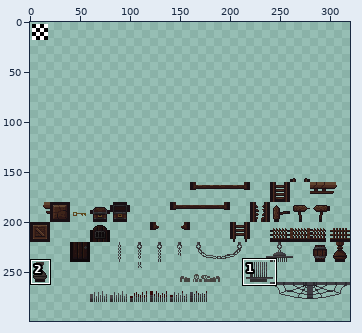
File history of a sprite sheet, GamemakerSoloGame10-15-25/tilesets/perry/output_tileset.png. Above, an overview of the earlier version with the close-up marked.
Close-up. As it was:
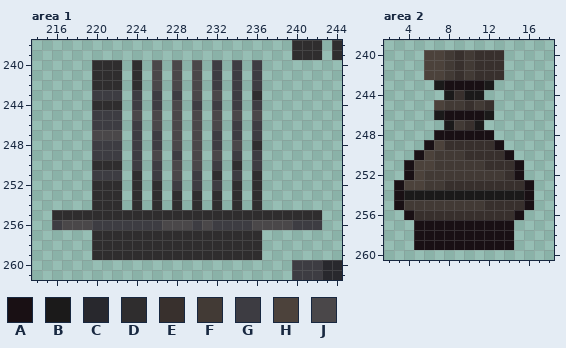
The file is 320x340 pixels. Colours within 5 levels of each other are drawn and written as one. Shown: area 1: x 214..244, y 238..261; area 2: x 2..18, y 239..260. The wide view leaves out empty margins. The commit also changed other parts of the picture, which this record leaves out.
Palette (. is transparent): A #191014  B #1b1a1a  C #28282d  D #2f2d2e  E #38302d  F #423a35  G #3d3c42  H #4c423b  J #4a4749
The result:
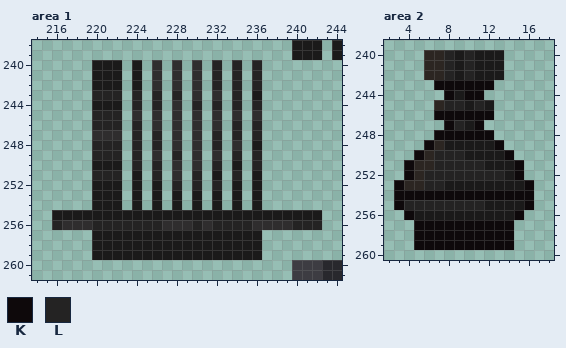
Colours new in this view: K #0e090b  L #242323
Diff:
@@ palette @@
-H #4c423b
+H #2c2622
--- area 1
@@ x 214..244 @@
-238 ..........................DDD.D
-239 ..........................DDD.D
-240 ......DDD.D.J.J.J.G.G.G........
-241 ......DDD.D.J.J.J.G.G.G........
-242 ......DDD.D.J.J.J.G.G.G........
-243 ......GGG.G.G.G.J.J.G.D........
-244 ......DDD.G.G.J.G.G.G.G........
-245 ......GGG.J.J.J.J.J.J.J........
-246 ......GGG.G.J.J.J.J.G.G........
-247 ......JJJ.G.G.J.J.G.G.G........
-248 ......GGG.G.G.J.J.G.J.D........
-249 ......GGG.G.J.G.J.J.G.G........
-250 ......DDD.G.G.J.J.G.D.G........
-251 ......GGG.D.G.J.G.D.G.D........
-252 ......DDD.D.D.G.G.G.D.D........
-253 ......DDD.D.D.D.D.D.D.D........
-254 ......DDD.D.D.D.D.D.D.D........
-255 ..DDDDDDDDDDDDDDDDDDDDDDDDDDD..
-256 ..GJJJGGGGGGGJJJGJGGGGJJJJGGG..
-257 ......DDDDDDDDDDDDDDDDD........
-258 ......DDDDDDDDDDDDDDDDD........
-259 ......DDDDDDDDDDDDDDDDD........
+238 ..........................BBB.B
+239 ..........................BBB.B
+240 ......BBB.B.D.D.D.L.L.L........
+241 ......BBB.B.D.D.D.L.L.L........
+242 ......BBB.B.D.D.D.L.L.L........
+243 ......LLL.L.L.L.D.D.L.B........
+244 ......BBB.L.L.D.L.L.L.L........
+245 ......LLL.D.D.D.D.D.D.D........
+246 ......LLL.L.D.D.D.D.L.L........
+247 ......DDD.L.L.D.D.L.L.L........
+248 ......LLL.L.L.D.D.L.D.B........
+249 ......LLL.L.D.L.D.D.L.L........
+250 ......BBB.L.L.D.D.L.B.L........
+251 ......LLL.B.L.D.L.B.L.B........
+252 ......BBB.B.B.L.L.L.B.B........
+253 ......BBB.B.B.B.B.B.B.B........
+254 ......BBB.B.B.B.B.B.B.B........
+255 ..BBBBBBBBBBBBBBBBBBBBBBBBBBB..
+256 ..LDDDLLLLLLLDDDLDLLLLDDDDLLL..
+257 ......BBBBBBBBBBBBBBBBB........
+258 ......BBBBBBBBBBBBBBBBB........
+259 ......BBBBBBBBBBBBBBBBB........
 260 ..........................GGGCC
--- area 2
@@ x 2..18 @@
 239 .................
-240 ....HHFEFEEE.....
-241 ....HHFEFEEE.....
-242 ....HHFEFEEE.....
-243 .....BAAAAB......
-244 ......BEBB.......
-245 .....HFFEFE......
-246 .....BAAAAB......
-247 ......BFEB.......
-248 .....AAAAAA......
-249 ....AHEEEEEA.....
-250 ...AHFFFEEEEA....
-251 ..AHHFFFFFEEEA...
-252 ..AHFFFFFFFFEA...
-253 .AHHFFEEEEEEEEA..
-254 .ABBBBBBBBBBBBA..
-255 .AFFFFFFFFEEEEA..
-256 ..AEEEEEEEEEEA...
-257 ...AAAAAAAAAA....
-258 ...AAAAAAAAAA....
-259 ...AAAAAAAAAA....
+240 ....HHLBLBBB.....
+241 ....HHLBLBBB.....
+242 ....HHLBLBBB.....
+243 .....KKKKKK......
+244 ......KBKK.......
+245 .....HLLBLB......
+246 .....KKKKKK......
+247 ......KLBK.......
+248 .....KKKKKK......
+249 ....KHBBBBBK.....
+250 ...KHLLLBBBBK....
+251 ..KHHLLLLLBBBK...
+252 ..KHLLLLLLLLBK...
+253 .KHHLLBBBBBBBBK..
+254 .KKKKKKKKKKKKKK..
+255 .KLLLLLLLLBBBBK..
+256 ..KBBBBBBBBBBK...
+257 ...KKKKKKKKKK....
+258 ...KKKKKKKKKK....
+259 ...KKKKKKKKKK....
 260 .................
